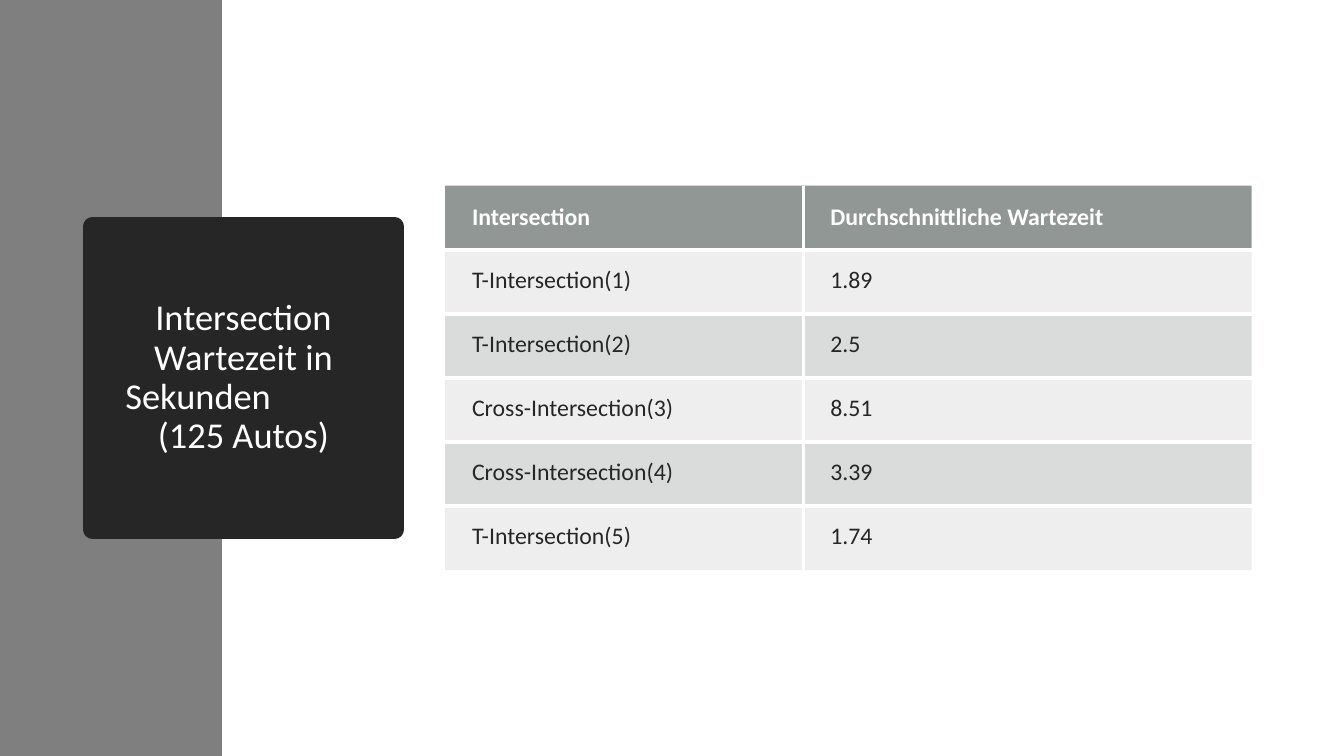
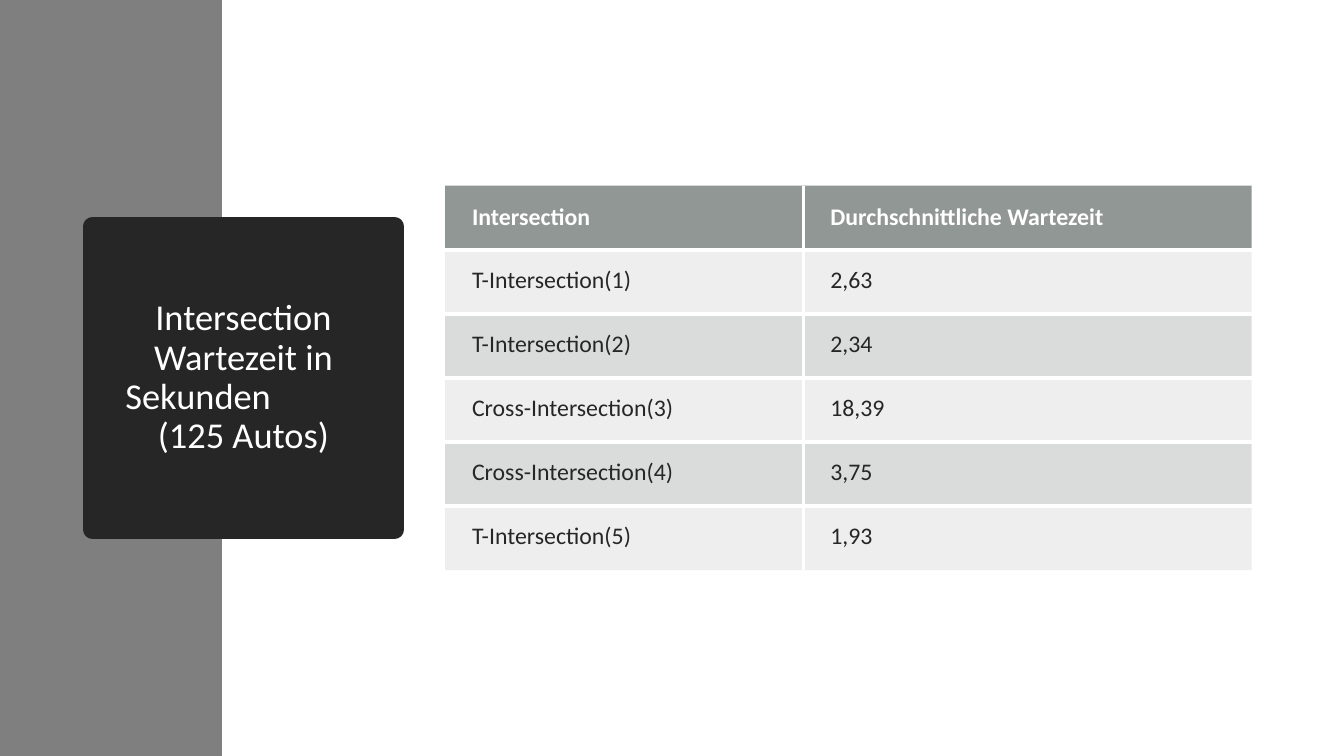
Before and after one commit to code-drey/car_simulation, a slide deck: slide 20 of Presentation/Traffic-flow-modeling-and-analysis.pptx. Drawn at 1344x756 pixels with LibreOffice and Linux fonts; fonts in the diff are those of the drawing. Boxes give left, top, right and bottom in pixels: in the first picture for what was removed or moved away, otherwise in the second. Text is boxed around its words. In the diff, an @@ line names an element or a change of style, - is before the commit and + after.

```diff
--- a/Presentation/Traffic-flow-modeling-and-analysis.pptx
+++ b/Presentation/Traffic-flow-modeling-and-analysis.pptx
@@ table at [446,186,1252,570] @@
-row 2, column 2: 1.89
+row 2, column 2: 2,63
-row 3, column 2: 2.5
+row 3, column 2: 2,34
-row 4, column 2: 8.51
+row 4, column 2: 18,39
-row 5, column 2: 3.39
+row 5, column 2: 3,75
-row 6, column 2: 1.74
+row 6, column 2: 1,93
```
Also in this commit, not shown: 4 other slides changed.
